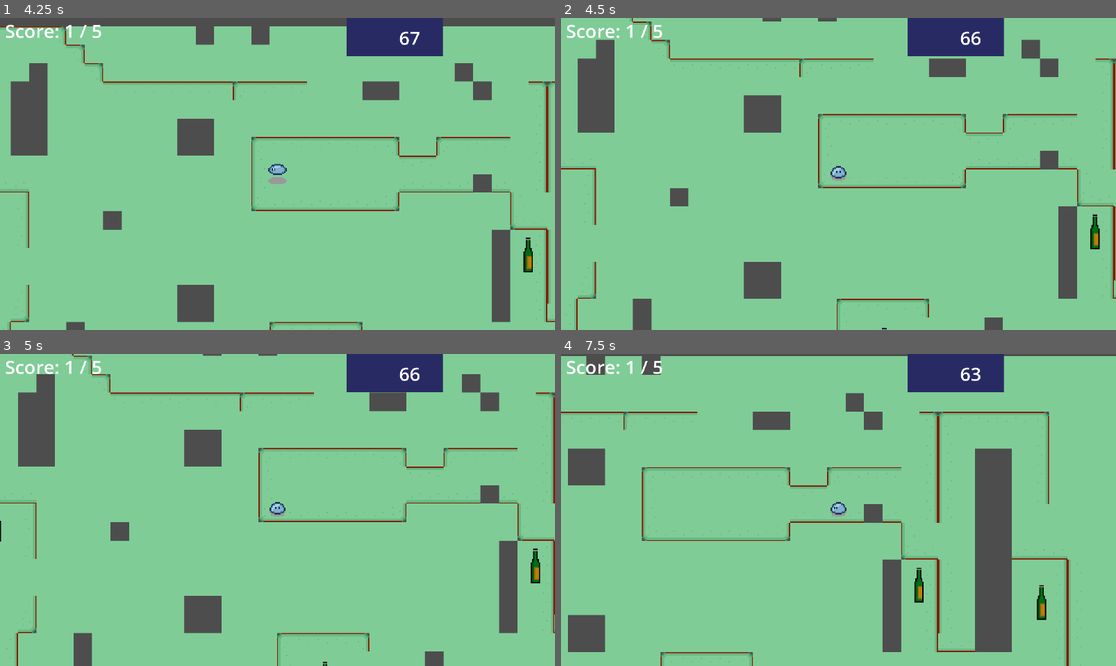
Above: before the commit, frames 1-4 (two rows, left to right).
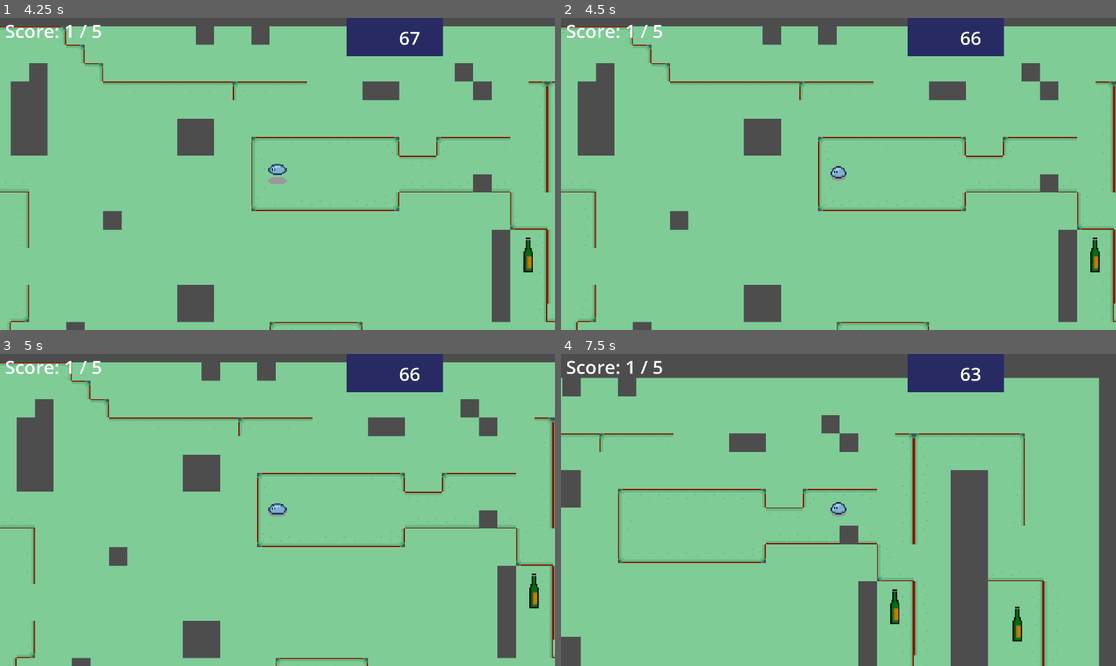
Above: after the commit, the same moments.

Repository: LEBOURGEOIS-maker/Jacky-boiiing
Game: Godot game, scene res://Scenes/mainMenu.tscn
The game is run twice, just before and just after one commit, with the same random seed, the same clock (stepped at 60 frames per second) and the same inputs.
Inputs (mouse positions are in pixels of both pictures, inside the frame that each line leads up to):
- Up to frame 1 (4.25 s): click "Nouvelle Partie" at 0.5 s; click "Niveau 1" at 1.25 s; tap Enter (ui_accept) at 2, 2.27, 3.02 s; move the mouse to (399, 158) at 2.02 s; hold D (right) 2.03-2.78 s; move the mouse to (166, 189) at 2.77 s; hold S (down) 2.78-3.53 s; move the mouse to (333, 105) at 3.52 s; hold D (right) from 3.53 s (still down)
- Up to frame 2 (4.5 s): move the mouse to (810, 236) at 4.27 s; release D (right) at 4.28 s; hold Up (ui_up) from 4.28 s (still down)
- Up to frame 3 (5 s): keep holding Up (ui_up); tap Enter (ui_accept) at 4.52 s
- Up to frame 4 (7.5 s): move the mouse to (1005, 556) at 5.02 s; release Up (ui_up) at 5.03 s; hold Q (left) 5.03-6.53 s; tap Enter (ui_accept) at 5.27, 6.02 s; move the mouse to (672, 463) at 5.77 s; move the mouse to (866, 510) at 6.52 s; hold S (down) 6.53-7.28 s; move the mouse to (755, 432) at 7.27 s; hold D (right) from 7.28 s (still down)

Frame 1 is identical in both runs. In frame 2, 12% of the frame differs, in the area x 0-100%, y 0-100%; in frame 3, 13%; in frame 4, 24%.

Commit message:
exported

Diff:
--- a/project.godot
+++ b/project.godot
@@ -30,25 +30,21 @@
 right={
 "deadzone": 0.5,
 "events": [Object(InputEventKey,"resource_local_to_scene":false,"resource_name":"","device":-1,"window_id":0,"alt_press …(192 unchanged characters)…
-, Object(InputEventKey,"resource_local_to_scene":false,"resource_name":"","device":-1,"window_id":0,"alt_pressed":false,"shift_pressed":false,"ctrl_pressed":false,"meta_pressed":false,"pressed":false,"keycode":4194321,"physical_keycode":0,"key_label":0,"unicode":0,"location":0,"echo":false,"script":null)
 ]
 }
 left={
 "deadzone": 0.5,
-"events": [Object(InputEventKey,"resource_local_to_scene":fa …(119 unchanged characters)… ressed":false,"pressed":false,"keycode":4194319,"physical_keycode":0,"key_label":0,"unicode":0,"location":0,"echo":false,"script":null)
-, Object(InputEventKey,"resource_local_to_scene":false,"resource_name":"","device":-1,"window_id":0,"alt_pressed":false,"shift_pressed":false,"ctrl_pressed":false,"meta_pressed":false,"pressed":false,"keycode":81,"physical_keycode":0,"key_label":0,"unicode":113,"location":0,"echo":false,"script":null)
+"events": [Object(InputEventKey,"resource_local_to_scene":fa …(119 unchanged characters)… ressed":false,"pressed":false,"keycode":81,"physical_keycode":0,"key_label":0,"unicode":113,"location":0,"echo":false,"script":null)
 ]
 }
 up={
 "deadzone": 0.5,
 "events": [Object(InputEventKey,"resource_local_to_scene":false,"resource_name":"","device":-1,"window_id":0,"alt_press …(192 unchanged characters)…
-, Object(InputEventKey,"resource_local_to_scene":false,"resource_name":"","device":-1,"window_id":0,"alt_pressed":false,"shift_pressed":false,"ctrl_pressed":false,"meta_pressed":false,"pressed":false,"keycode":4194320,"physical_keycode":0,"key_label":0,"unicode":0,"location":0,"echo":false,"script":null)
 ]
 }
 down={
 "deadzone": 0.5,
 "events": [Object(InputEventKey,"resource_local_to_scene":false,"resource_name":"","device":-1,"window_id":0,"alt_press …(192 unchanged characters)…
-, Object(InputEventKey,"resource_local_to_scene":false,"resource_name":"","device":-1,"window_id":0,"alt_pressed":false,"shift_pressed":false,"ctrl_pressed":false,"meta_pressed":false,"pressed":false,"keycode":4194322,"physical_keycode":0,"key_label":0,"unicode":0,"location":0,"echo":false,"script":null)
 ]
 }
 
Not shown, added: Export/Linux/Jacky Boiiing.pck
Not shown, added: Export/Linux/Jacky Boiiing.sh
Not shown, added: Export/Linux/Jacky Boiiing.x86_64
Not shown, added: Export/Windows.zip
Not shown, added: Export/Windows/Jacky Boiiing.console.exe
Not shown, added: Export/Windows/Jacky Boiiing.exe
Not shown, added: Export/Windows/Jacky Boiiing.pck
Not shown, removed: Jacky Boiiing.console.exe
Not shown, changed: Jacky Boiiing.exe
Not shown, changed: Jacky Boiiing.pck
Not shown, removed: Jacky Boiiing.sh
Not shown, changed: Jacky Boiiing.x86_64
